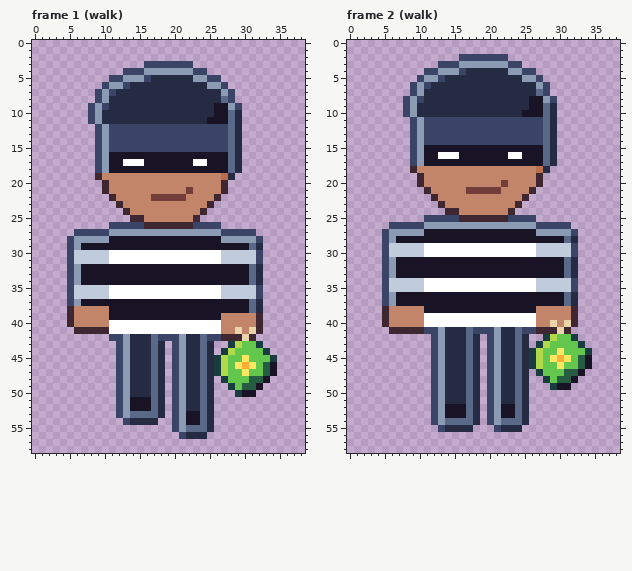
A pixel-art file gets an edit: art/depths/thief@81.aseprite. Above: the version before the commit.
39x59 pixels, 8 frames. Shown: frame 1 (walk), frame 2 (walk). The commit also changed other frames, which this record leaves out.
And afterwards:
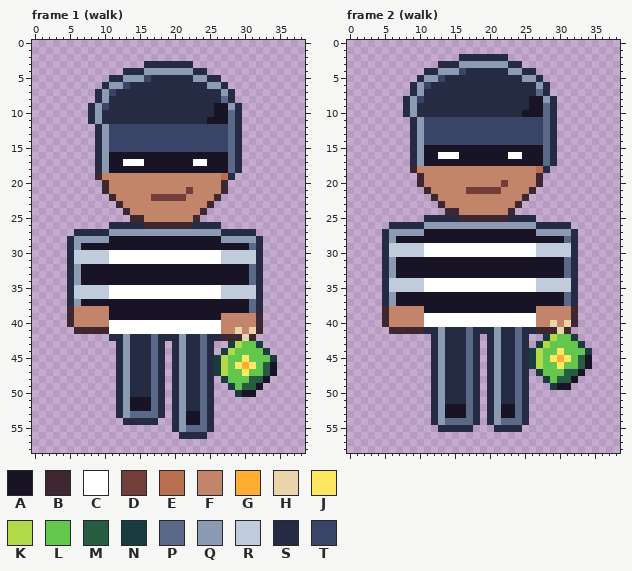
Palette (. is transparent): A #181425  B #3e2731  C #ffffff  D #733e39  E #b86f50  F #c28569  G #feae34  H #ead4aa  J #fee761  K #b2d94a  L #63c74d  M #265c42  N #193c3e  P #5a6988  Q #8b9bb4  R #c0cbdc  S #262b44  T #3a4466
The exact change:
Changed rows in their new state; - is an unchanged pixel.
Frame 1 (walk):
first column x 8:
 3 --------SSSSSSS-------
 4 -----SSS-------SS-----
 5 ---SS------------SS---
 6 --S----------------S--
 7 -S------------------S-
 8 -S------------------S-
 9 S--------------------S
10 S---------------------
11 S---------------------
12 -S--------------------
13 -S--------------------
14 -S--------------------
15 -S--------------------
16 -S--------------------
17 -S--------------------
18 -S--------------------
first column x 5:
26 ------SSSSS-------SSSS------
27 -SSSSS----------------SSSSS-
28 S--------------------------S
29 S---------------------------
30 S--------------------------S
31 S--------------------------S
32 S---------------------------
33 S---------------------------
34 S---------------------------
35 S--------------------------S
36 S--------------------------S
37 S---------------------------
first column x 11:
42 SS-----SSS----SS
43 -S-------S------
44 -S-------S------
45 -S-------S------
46 -S-------S------
47 -S-------S------
48 -S-------S------
49 -S-------S------
50 -S-------S------
51 -S-------S------
52 -S-------S------
53 -S-------S------
54 --S------S------
55 ---------S------
56 ----------S-----
Frame 2 (walk):
first column x 8:
 2 --------SSSSSSS-------
 3 -----SSS-------SS-----
 4 ---SS------------SS---
 5 --S----------------S--
 6 -S------------------S-
 7 -S------------------S-
 8 S--------------------S
 9 S---------------------
10 S---------------------
11 -S--------------------
12 -S--------------------
13 -S--------------------
14 -S--------------------
15 -S--------------------
16 -S--------------------
17 -S--------------------
first column x 5:
25 ------SSSSS-------SSSS------
26 -SSSSS----------------SSSSS-
27 S--------------------------S
28 S---------------------------
29 S--------------------------S
30 S--------------------------S
31 S---------------------------
32 S---------------------------
33 S---------------------------
34 S--------------------------S
35 S--------------------------S
36 S---------------------------
37 S---------------------------
first column x 11:
41 SS-----SSS----SS
42 -S-------S------
43 -S-------S------
44 -S-------S------
45 -S-------S------
46 -S-------S------
47 -S-------S------
48 -S-------S------
49 -S-------S------
50 -S-------S------
51 -S-------S------
52 -S-------S------
53 -S-------S------
54 -S-------S------
55 --S-------S-----
